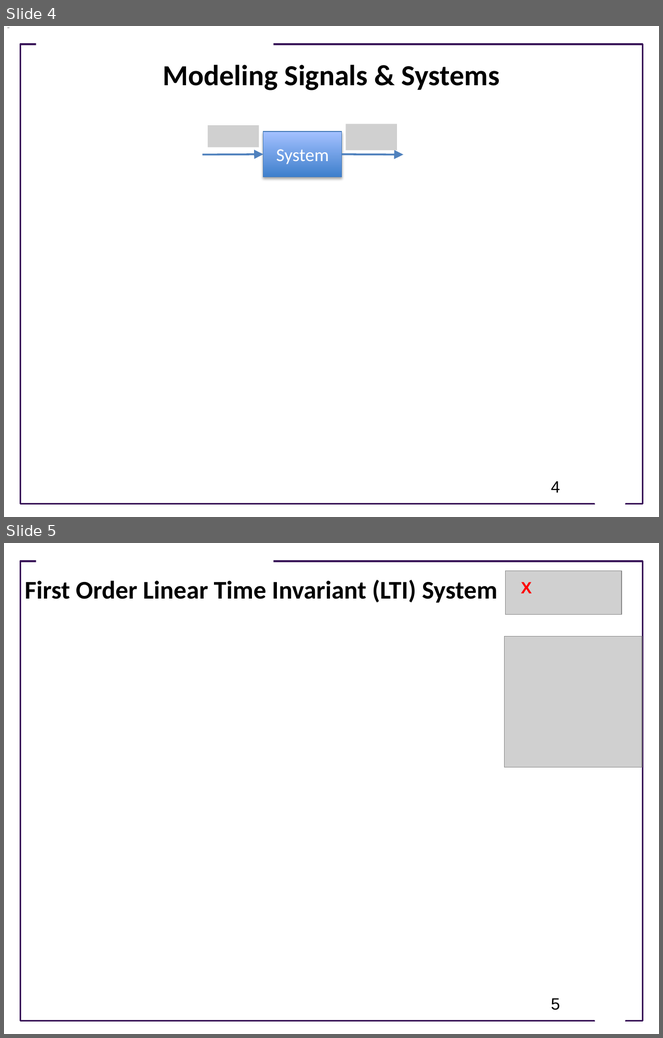
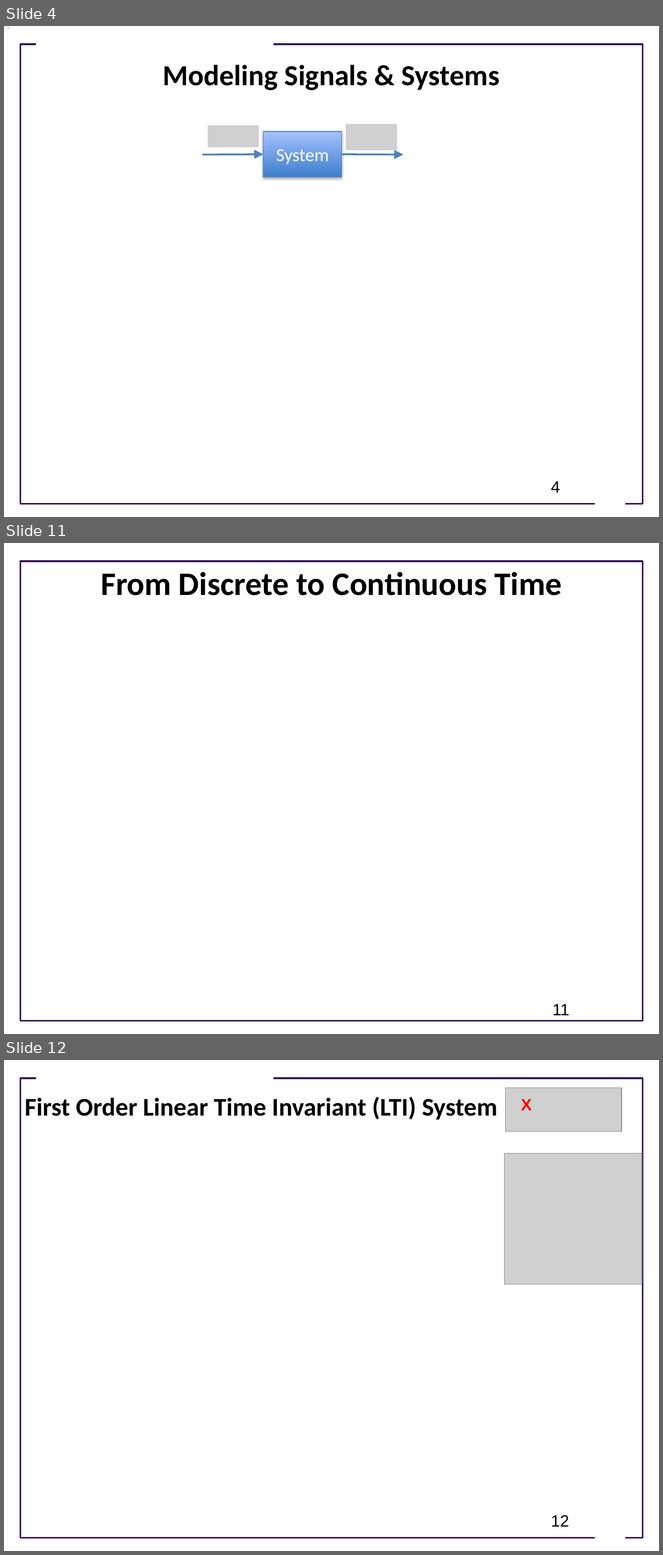
Before and after one commit to joseph-hellerstein/advanced-controls-lectures, a slide deck: lectures/lecture_09-linear_time_invariant_systems/linear_time_invariant_systems.pptx. Shown one above the other, each under a label of ours: slides 4 and 5 before the commit, slides 4, 11 and 12 after it; the slides between them are not shown. The pictures are 663x1038 and 663x1555 pixels, drawn with LibreOffice and Linux fonts; fonts in the diff are those of the drawing; grey boxes stand for pictures; background and template pictures are left out. Boxes give left, top, right and bottom in pixels: in the first picture for what was removed or moved away, otherwise in the second. Text is boxed around its words. In the diff, an @@ line names an element or a change of style, - is before the commit and + after.

```diff
--- a/lectures/lecture_09-linear_time_invariant_systems/linear_time_invariant_systems.pptx
+++ b/lectures/lecture_09-linear_time_invariant_systems/linear_time_invariant_systems.pptx
@@ slide 11 added at (4, 543, 659, 1034), background #FFFFFF; not listed: 1 template element that a slide beside it also shows @@
@@ title added at (101, 572, 562, 596), 36 pt, text #000000, bold @@
+From Discrete to Continuous Time
@@ page number added at (553, 1004, 570, 1016), 18 pt, text #000000 @@
+11
@@ what was slide 5 is now slide 12 @@
@@ page number at (551, 1516, 569, 1527): text changed @@
-5
+12
```
Also in this commit, not shown: 2 slides changed, 6 other slides added.
